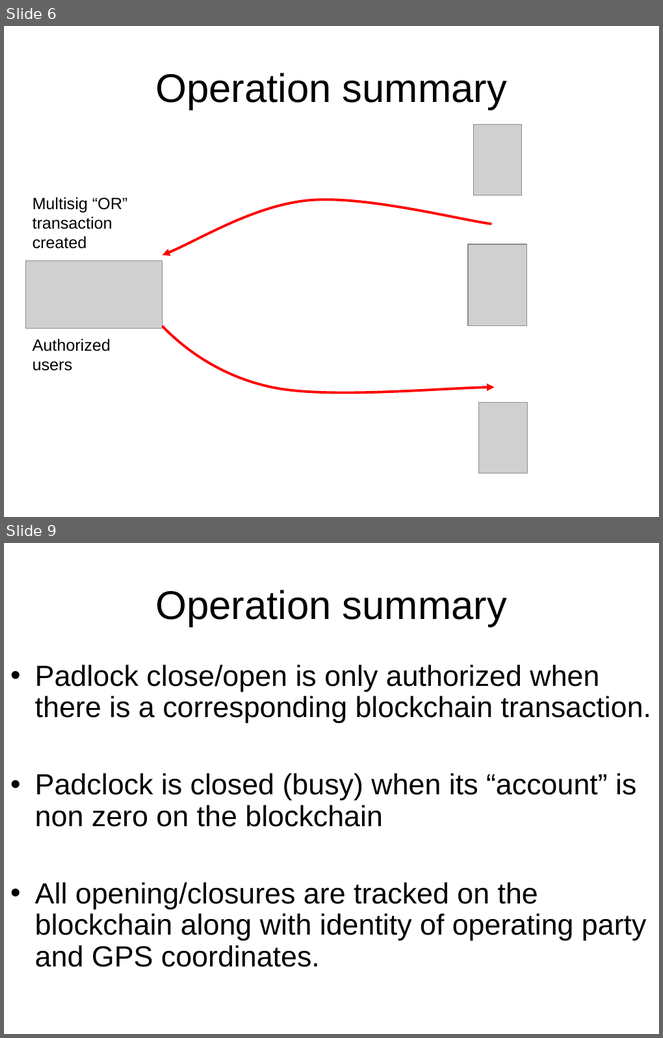
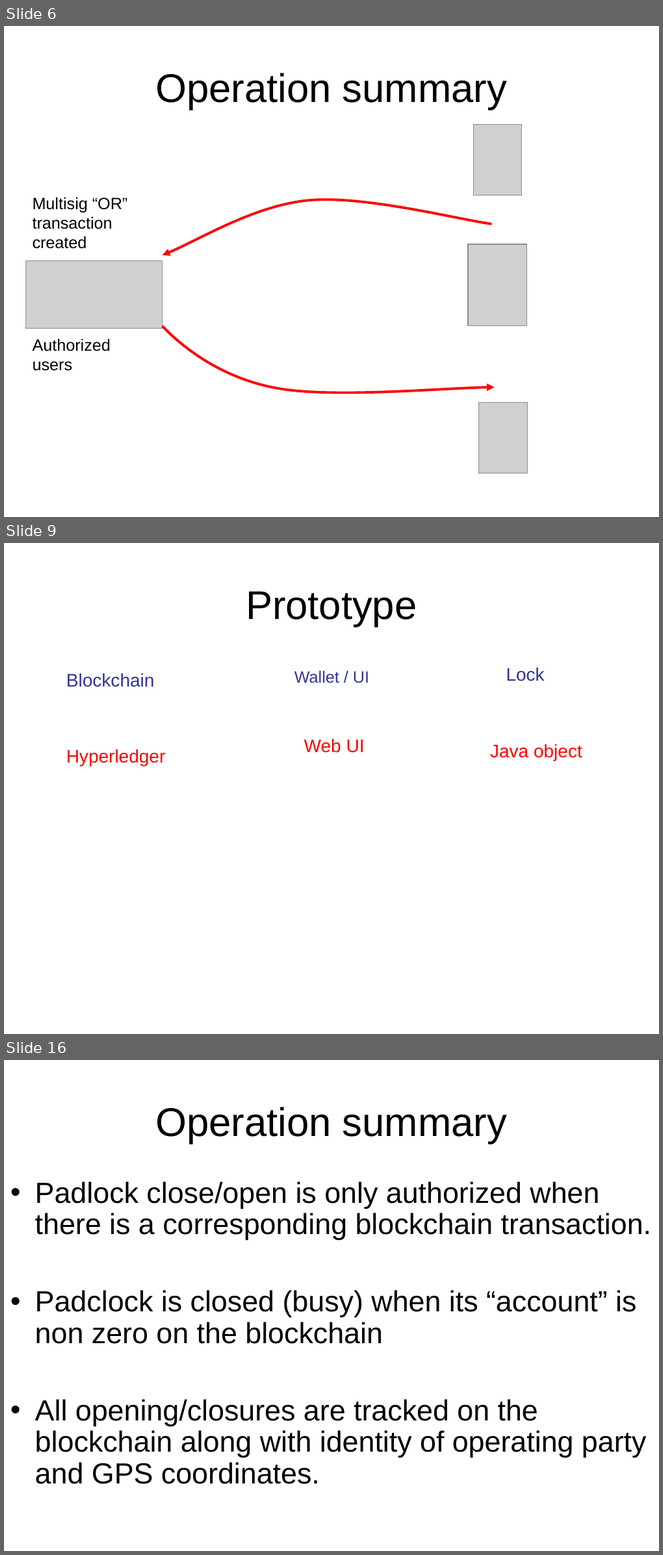
Before and after one commit to blockTeamhackathon/documents, a slide deck: B’Lock.ppt. Shown one above the other, each under a label of ours: slides 6 and 9 before the commit, slides 6, 9 and 16 after it; the slides between them are not shown. The pictures are 663x1038 and 663x1555 pixels, drawn with LibreOffice and Linux fonts; fonts in the diff are those of the drawing; grey boxes stand for pictures. Boxes give left, top, right and bottom in pixels: in the first picture for what was removed or moved away, otherwise in the second. Text is boxed around its words. In the diff, an @@ line names an element or a change of style, - is before the commit and + after.

```diff
--- a/B’Lock.ppt
+++ b/B’Lock.ppt
@@ slide 9 added at <box>4,543,659,1034</box>, background #FFFFFF @@
@@ title added at <box>246,591,417,627</box>, 44 pt, text #000000 @@
+Prototype
@@ text added at <box>66,673,155,687</box>, 20 pt, text #333399 @@
+Blockchain
@@ text added at <box>295,670,369,683</box>, 18 pt, text #333399 @@
+Wallet / UI
@@ text added at <box>506,667,545,681</box>, 20 pt, text #333399 @@
+Lock
@@ text added at <box>66,749,166,766</box>, 20 pt, text #FF0000 @@
+Hyperledger
@@ text added at <box>304,739,365,753</box>, 20 pt, text #FF0000 @@
+Web UI
@@ text added at <box>490,744,582,761</box>, 20 pt, text #FF0000 @@
+Java object
@@ what was slide 9 is now slide 16 @@
```
Also in this commit, not shown: 6 slides changed, 6 other slides added.
